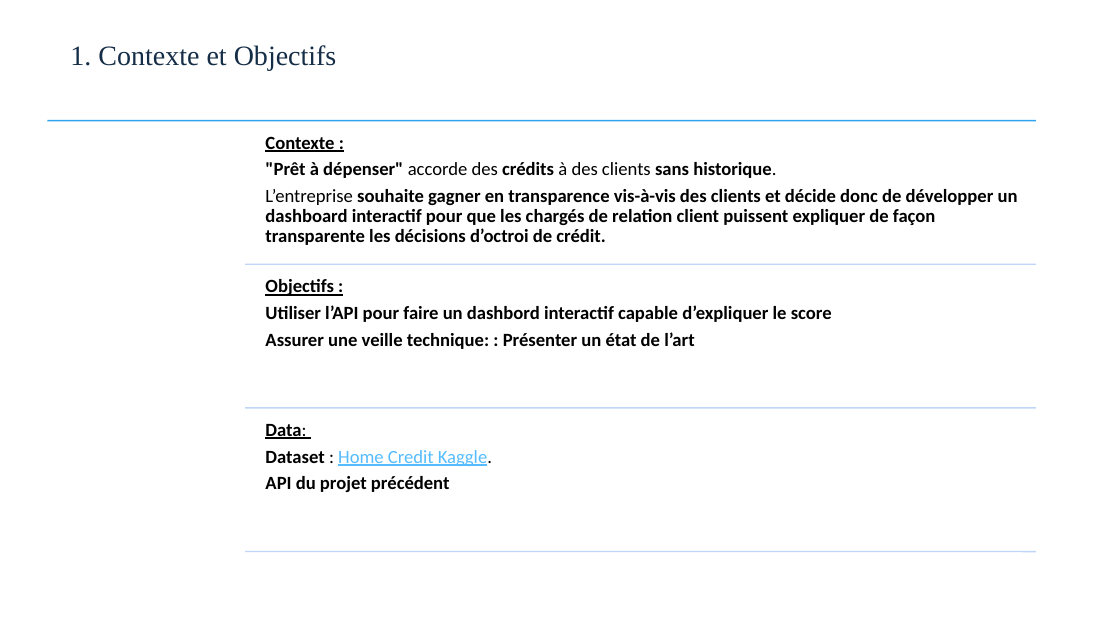
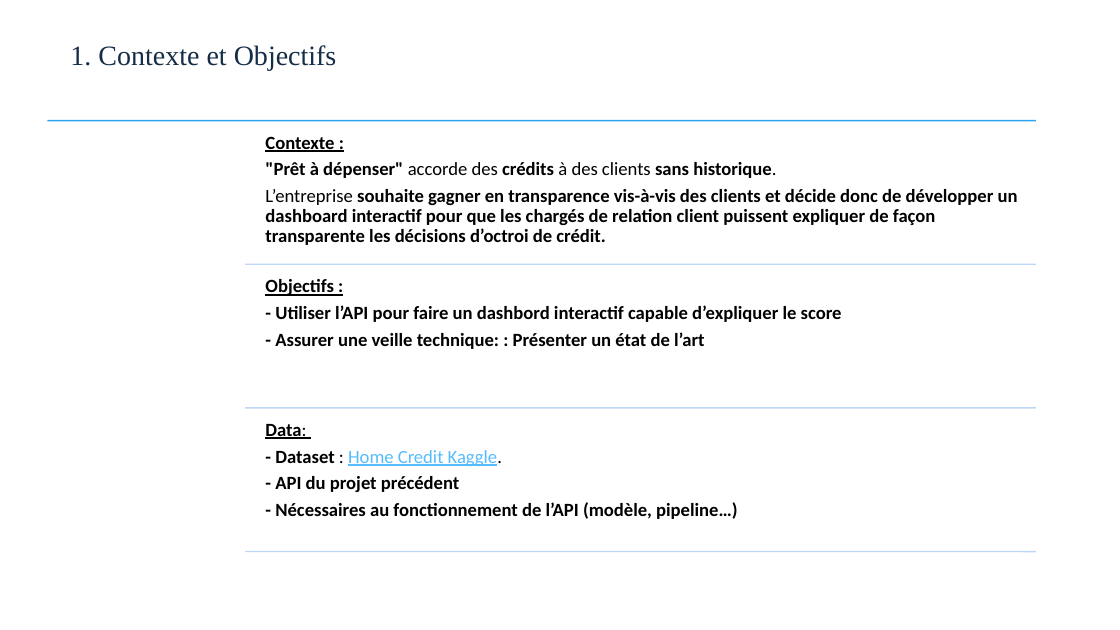
Before and after one commit to OSteeve/8_Realisez_un_dashboard_et_assurez_une_veille_technique, a slide deck: slide 3 of Presentation/P8_Otto_Steeve_4_presentation_052026.pptx. Drawn at 1120x630 pixels with LibreOffice and Linux fonts; fonts in the diff are those of the drawing. Boxes give left, top, right and bottom in pixels: in the first picture for what was removed or moved away, otherwise in the second. Text is boxed around its words. In the diff, an @@ line names an element or a change of style, - is before the commit and + after.

```diff
--- a/Presentation/P8_Otto_Steeve_4_presentation_052026.pptx
+++ b/Presentation/P8_Otto_Steeve_4_presentation_052026.pptx
@@ text at box(275, 305, 842, 349): text changed @@
-Utiliser l’API pour faire un dashbord interactif capable d’expliquer le score
-Assurer une veille technique: : Présenter un état de l’art
+- Utiliser l’API pour faire un dashbord interactif capable d’expliquer le score
+- Assurer une veille technique: : Présenter un état de l’art
@@ text at box(275, 450, 737, 519): text changed @@
-Dataset : Home Credit Kaggle.
-API du projet précédent
+- Dataset : Home Credit Kaggle.
+- API du projet précédent
+- Nécessaires au fonctionnement de l’API (modèle, pipeline…)
```
Also in this commit, not shown: 18 other slides changed.
